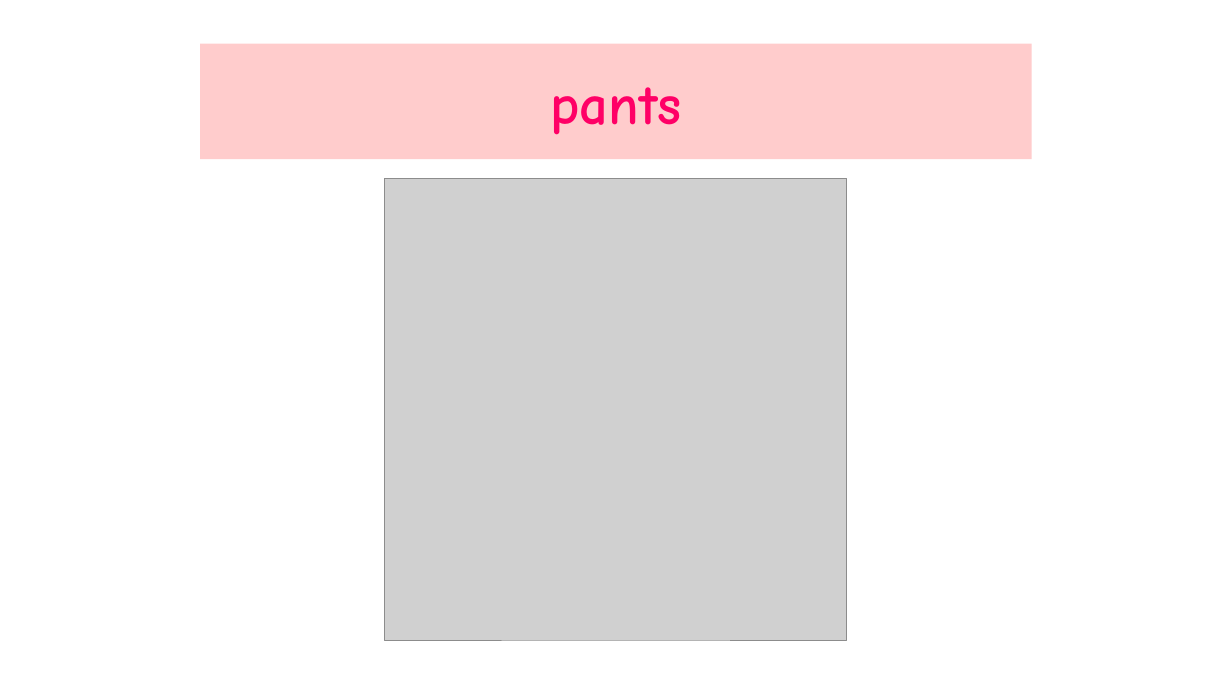
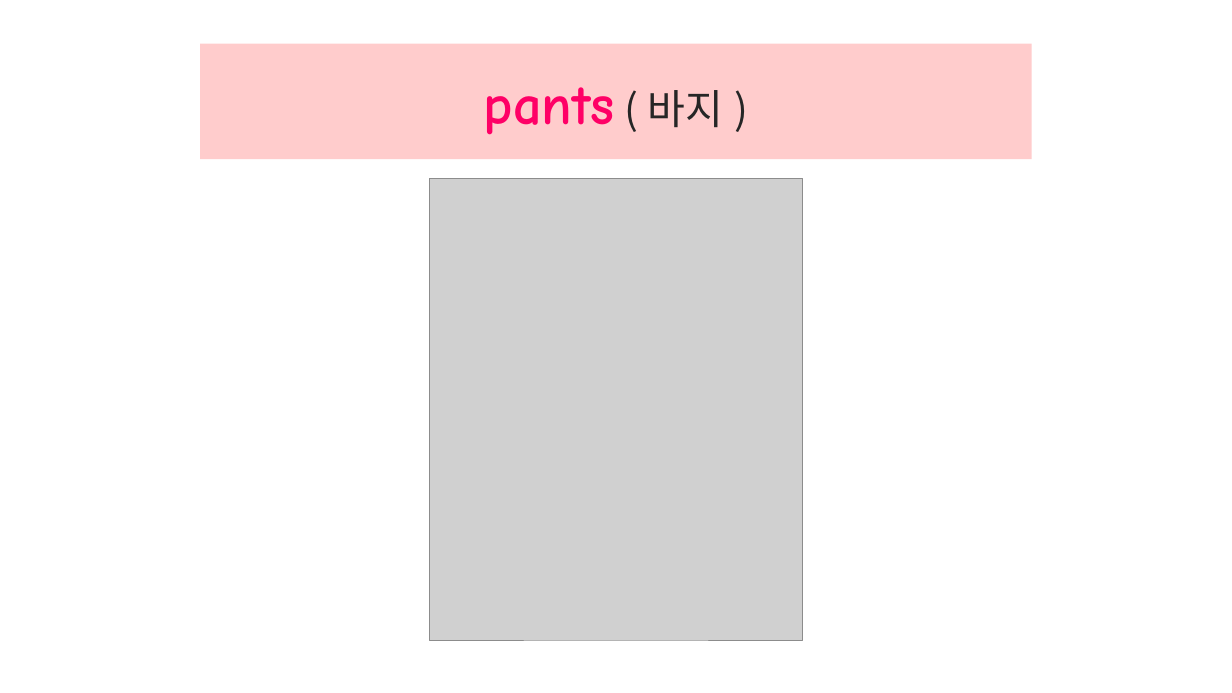
Before and after one commit to jangengineering/To-do-list, a slide deck: slide 7 of ppt/Lesson10-1_New_Words.pptx. Drawn at 1232x693 pixels with LibreOffice and Linux fonts; fonts in the diff are those of the drawing; grey boxes stand for pictures. Boxes give left, top, right and bottom in pixels: in the first picture for what was removed or moved away, otherwise in the second. Text is boxed around its words. In the diff, an @@ line names an element or a change of style, - is before the commit and + after.

```diff
--- a/ppt/Lesson10-1_New_Words.pptx
+++ b/ppt/Lesson10-1_New_Words.pptx
@@ title at [484,87,723,135]: text changed @@
-pants
+pants ( 바지 )
@@ picture: place and size @@
-picture at [385,178,848,640]
+picture at [430,178,803,640]
```
Also in this commit, not shown: 17 other slides changed, 4 slides added, 3 slides removed.
